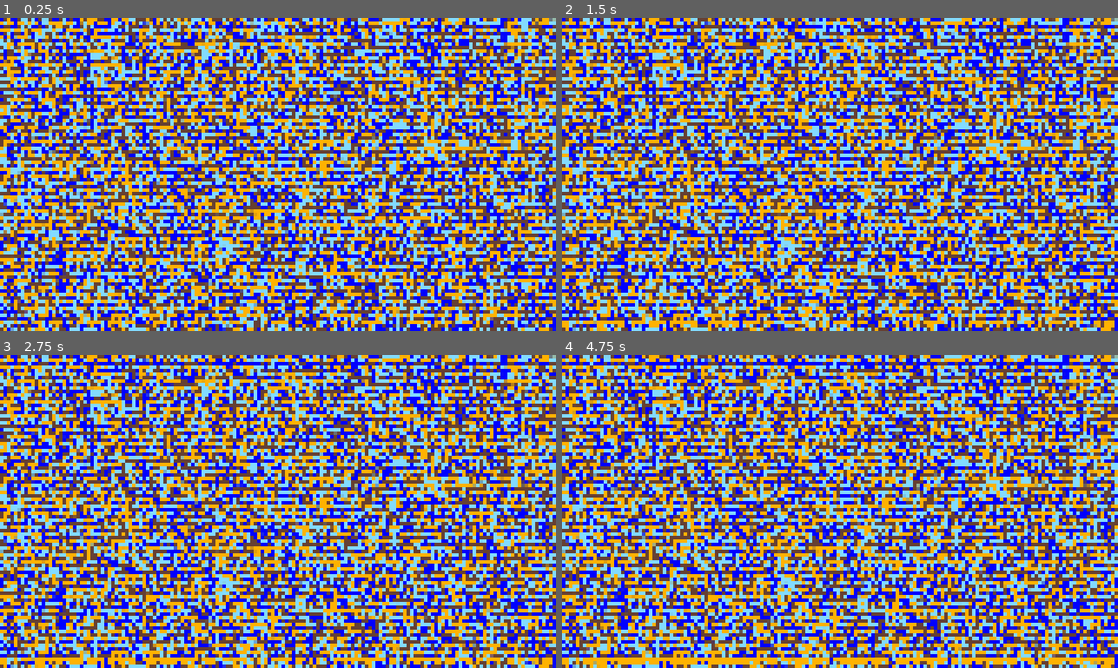
Above: before the commit, frames 1-4 (two rows, left to right).
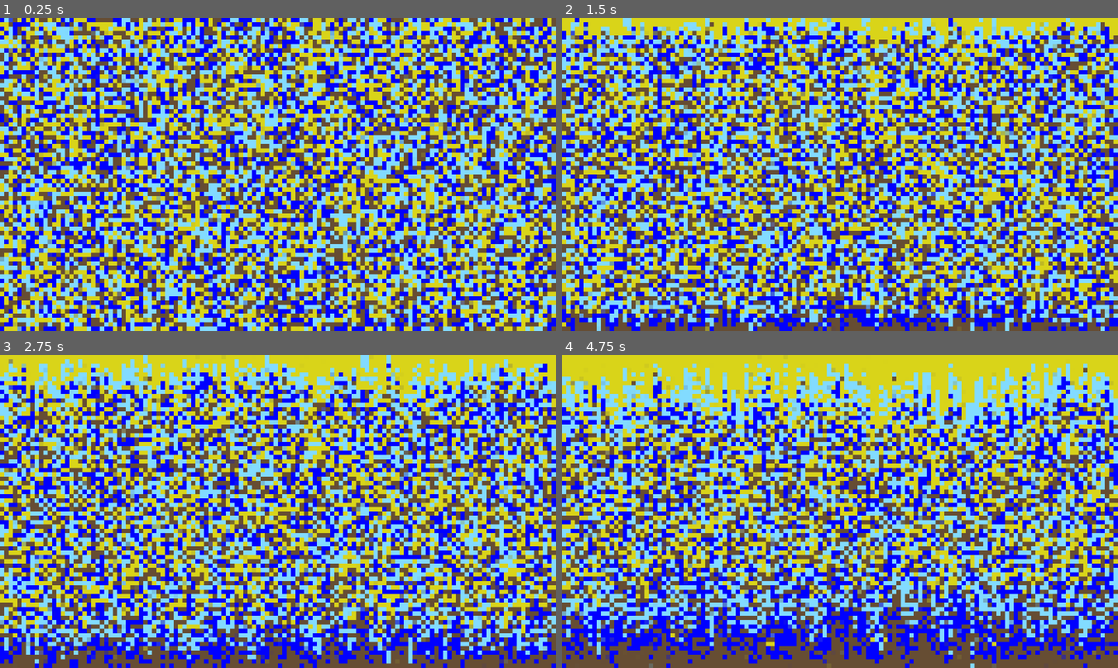
Above: after the commit, the same moments.

Repository: TGKElit/aristotelian-physics
Game: Godot game, scene res://main.tscn
Two runs of this game, one before a commit and one after it. Both use one fixed random seed, a clock stepped at 60 frames per second and the inputs below.
Inputs:
- Up to frame 1 (0.25 s): no input
- Up to frame 2 (1.5 s): no input
- Up to frame 3 (2.75 s): no input
- Up to frame 4 (4.75 s): no input

The runs differ from the first frame. In frame 1, 85% of the frame differs, in the area x 0-100%, y 0-100%; in frame 2, 85%; in frame 3, 85%; in frame 4, 86%.

Commit message:
worked on fall speed

Diff:
--- a/main.gd
+++ b/main.gd
@@ -1,14 +1,13 @@
 extends Node2D
-@export var multi_threading: bool
+
 @export var grid_scalar: int = 8
 @export var element_purity: int = 200
 @export var drift_chance: float = 0.5
 @export var aspect_ratio = Vector2i(16, 9)
 
-
 @export var earth: Dictionary = {
 	density = 4,
-	color = Color(0.4, 0.25, 0.2)
+	color = Color(0.4, 0.3, 0.2)
 	}
 @export var water: Dictionary = {
 	density = 3,
@@ -20,7 +19,7 @@
 	}
 @export var fire: Dictionary = {
 	density = 1,
-	color = Color(1, 1, 0)
+	color = Color(0.85, 0.83, 0.1)
 	}
 
 var viewport_width: float
@@ -34,8 +33,6 @@
 var grid: Array[Array]
 
 var rng = RandomNumberGenerator.new()
-
-var threads: Array[Thread]
 
 func _ready() -> void:
 	viewport_width = get_viewport_rect().size.x
@@ -59,7 +56,8 @@
 				earth = earth_con / element_sum,
 				water = water_con / element_sum,
 				air = air_con / element_sum,
-				fire = fire_con / element_sum
+				fire = fire_con / element_sum,
+				wait_time = 0.0
 			})
 
 
@@ -67,38 +65,19 @@
 func _draw():
 	for x in grid_width:
 		for y in grid_height:
-
 			var color: Color = Color(earth.color, grid[x][y].earth).blend(Color(water.color, grid[x][y].water)).blend(Color(air.color, grid[x][y].air)).blend(Color(fire.color, grid[x][y].fire))
-
 			draw_rect(Rect2(x * cell_width, y * cell_height, cell_width, cell_height), color)
 
 
-func _process(_delta: float) -> void:
+func _process(delta: float) -> void:
 
-	natural_movement()
+	natural_movement(delta)
 
 	#random_movement()
-	if rng.randf() < 0.5:
-		grid[grid_width*rng.randf()][2] = {
-			earth = 1.0,
-			water = 0.0,
-			air = 0.0,
-			fire = 0.0
-		}
-	if rng.randf() < 1:
-		grid[grid_width*rng.randf()][2] = {
-			earth = 0.0,
-			water = 1.0,
-			air = 0.0,
-			fire = 0.0
-		}
-	if rng.randf() < 1:
-		grid[grid_width*rng.randf()][grid_height-2] = {
-			earth = 0.0,
-			water = 0.0,
-			air = 0.0,
-			fire = 1.0
-		}
+
+	if rng.randf()<0.05:
+		spawn_cell(rng.randf()*grid_width,0,1,0,0,0)
+		spawn_cell(rng.randf()*grid_width,grid_height-1,0,0,0,1)
 
 	queue_redraw()
 
@@ -106,60 +85,32 @@
 func weight(composition: Dictionary) -> float:
 	return composition.earth * earth.density + composition.water * water.density + composition.air * air.density + composition.fire * fire.density
 
-func natural_movement():
+func natural_movement(delta):
 	for x in grid_width:
-		#vertical_movement(x)
-		#alternating_sort(x, 0)
-		alternating_sort(x, 1)
+		alternating_sort(x, 0, delta)
+		alternating_sort(x, 1, delta)
 
-func alternating_sort(x, parity):
-	for half_y in grid_height/2 - parity:
-		var y = 2 * half_y + parity
-		if weight(grid[x][y])>weight(grid[x][y+1]):
-			var temp_xy = grid[x][y]
-			grid[x][y] = grid[x][y+1]
-			grid[x][y+1] = temp_xy
+func alternating_sort(x, parity, delta):
+	for half_y in grid_height/2 - parity * ((grid_height+1)%2):
+		var y: int = 2 * half_y + parity
+		var faller = grid[x][y]
+		var riser = grid[x][y+1]
+		var speed: float = weight(faller)/weight(riser)
 
+		grid[x][y].wait_time += delta
+		grid[x][y+1].wait_time += delta
 
+		if speed > 1 / min(grid[x][y].wait_time, grid[x][y+1].wait_time):
 
-func vertical_movement(x):
-	var moved: int = 0
-	for y in grid_height - 1:
+			grid[x][y] = riser
+			grid[x][y+1] = faller
 
-			var compositions: Array[Dictionary]
-			var max_speed: int = min(round(weight(grid[x][y])/weight(grid[x][y+1])), grid_height - y - 1)
-			for n in max_speed:
-				compositions.append(grid[x][y+n+1])
-
-			if moved > 0:
-				moved -= 1
-			else:
-				for n in max_speed:
-					if weight(grid[x][y+n])/weight(grid[x][y+n+1]) > 1:
-						grid[x][y+n+1] = grid[x][y+n]
-						grid[x][y+n] = compositions[n]
-						moved += 1
-	for y in grid_height - 1:
-
-			var compositions: Array[Dictionary]
-			var max_speed: int = 0#min(round(weight(grid[x][grid_height-1-y])/weight(grid[x][grid_height-1-(y+1)])), y)
-			for n in max_speed:
-				compositions.append(grid[x][y-(n+1)])
-
-			if moved > 0:
-				moved -= 1
-			else:
-				for n in max_speed:
-					if weight(grid[x][grid_height-y-n])/weight(grid[x][grid_height-y-(n+1)]) > 1:
-						grid[x][grid_height-y-(n+1)] = grid[x][grid_height-y-n]
-						grid[x][grid_height-y-n] = compositions[n]
-						moved += 1
-
+			grid[x][y].wait_time = 0.0
+			grid[x][y+1].wait_time = 0.0
 
 func random_movement():
 	var composition: Dictionary
 	var composition_left: Dictionary
-
 
 	for y in grid_height:
 		for x in grid_width:
@@ -169,3 +120,12 @@
 			if rng.randf()*weight(composition)*weight(composition_left) < 0.5:
 				grid[x][y] = composition_left
 				grid[x-1][y] = composition
+
+func spawn_cell(x:int, y:int, earth:float, water:float, air:float, fire:float):
+	grid[x][y] = {
+		earth = earth,
+		water = water,
+		air = air,
+		fire = fire,
+		wait_time = 0.0
+	}
--- a/main.tscn
+++ b/main.tscn
@@ -5,18 +5,5 @@
 
 [node name="Main" type="Node2D"]
 script = ExtResource("1_ig7tw")
-grid_scalar = 10
-earth = {
-&"color": Color(0.4, 0.25, 0.2, 1),
-&"density": 8
-}
-water = {
-&"color": Color(0, 0, 1, 1),
-&"density": 4
-}
-fire = {
-&"color": Color(1, 0.698039, 0, 1),
-&"density": 1
-}
 
 [node name="HUD" parent="." instance=ExtResource("2_0xm2m")]
